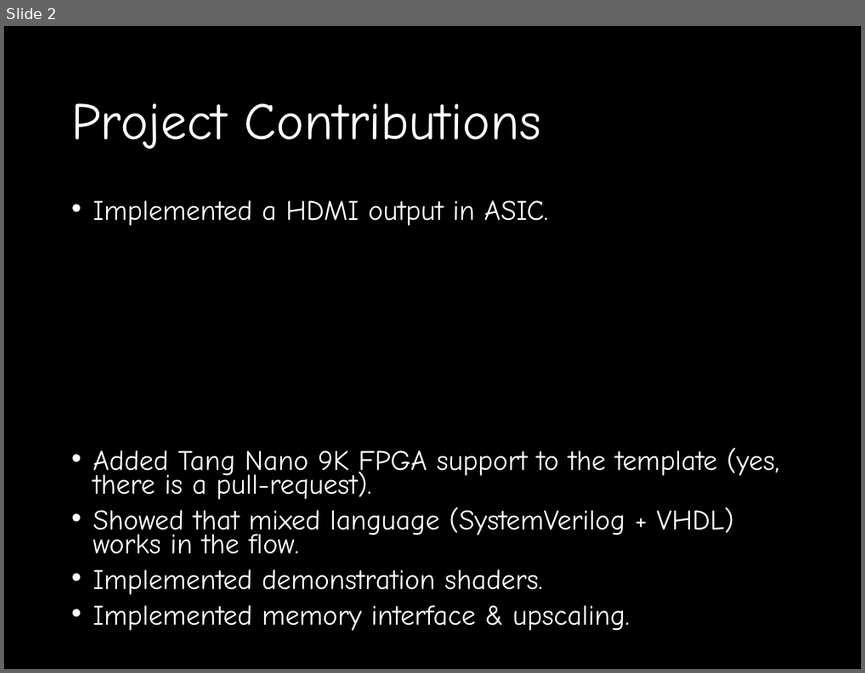
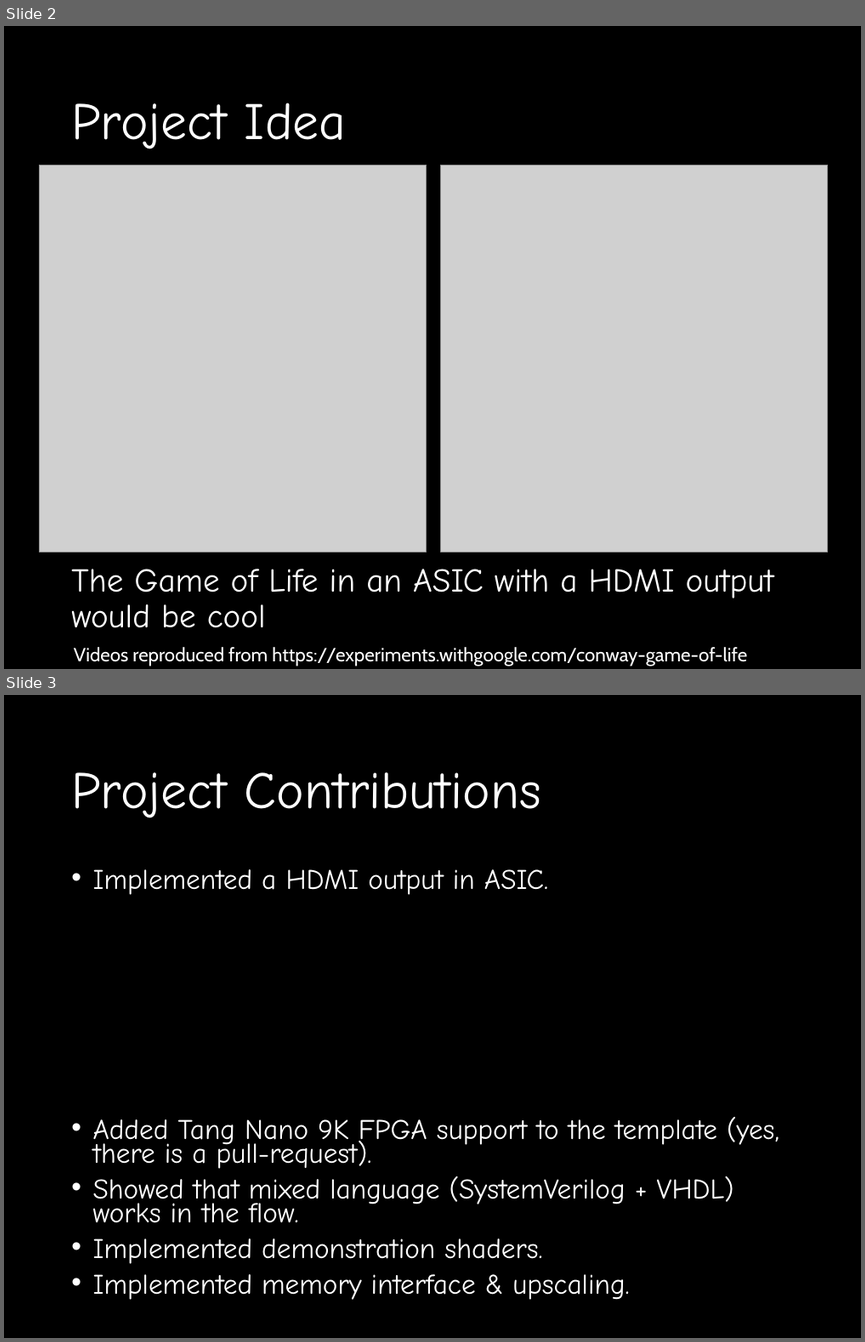
Before and after one commit to Zielasko/bASIC-game-of-Life-, a slide deck: bAGOLife.pptx. Shown one above the other, each under a label of ours: slide 2 before the commit, slides 2 and 3 after it. The pictures are 865x673 and 865x1342 pixels, drawn with LibreOffice and Linux fonts; fonts in the diff are those of the drawing; grey boxes stand for pictures; background and template pictures are left out. Boxes give left, top, right and bottom in pixels: in the first picture for what was removed or moved away, otherwise in the second. Text is boxed around its words. In the diff, an @@ line names an element or a change of style, - is before the commit and + after.

```diff
--- a/bAGOLife.pptx
+++ b/bAGOLife.pptx
@@ slide 2 added at <box>4,26,861,669</box>, background picture (left out) @@
@@ title added at <box>71,102,346,149</box>, 44 pt, text #FFFFFF @@
+Project Idea
@@ picture added at <box>39,165,426,551</box> @@
@@ picture added at <box>440,165,827,551</box> @@
@@ text added at <box>71,568,774,628</box>, 28 pt, text #FFFFFF @@
+The Game of Life in an ASIC with a HDMI output would be cool
@@ text added at <box>74,646,747,666</box>, 16 pt, text #FFFFFF @@
+Videos reproduced from https://experiments.withgoogle.com/conway-game-of-life
@@ what was slide 2 is now slide 3 @@
```
Also in this commit, not shown: 1 slide removed.
